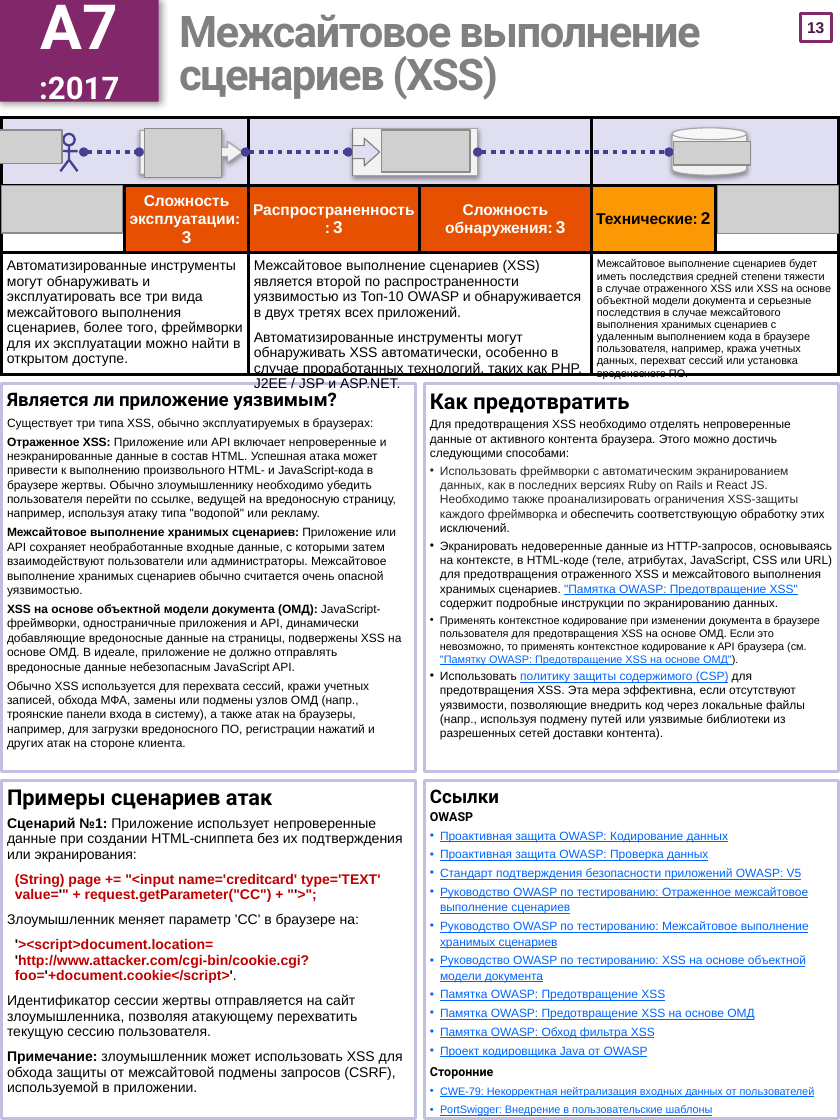
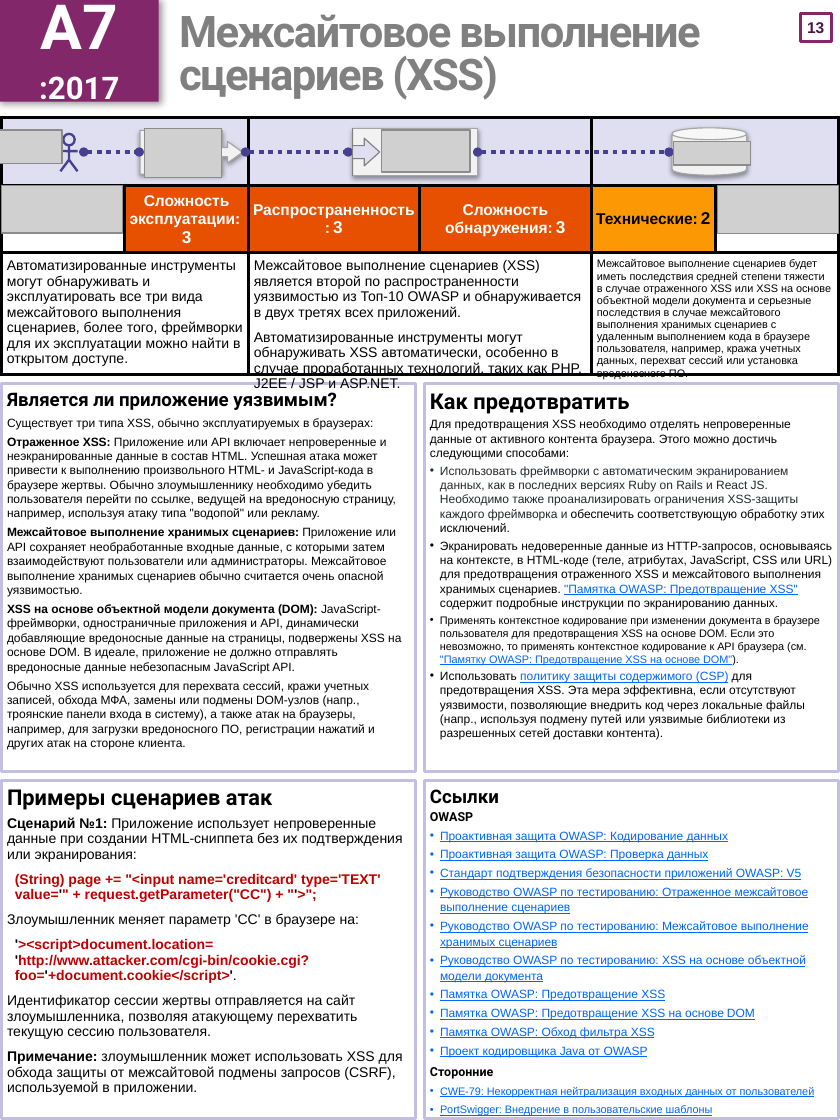
Before and after one commit to OWASP/Top10, a slide deck: slide 14 of 2017/OWASP Top 10-2017-ru.pptx. Drawn at 840x1120 pixels with LibreOffice and Linux fonts; fonts in the diff are those of the drawing; grey boxes stand for pictures. Boxes give left, top, right and bottom in pixels: in the first picture for what was removed or moved away, otherwise in the second. Text is boxed around its words. In the diff, an @@ line names an element or a change of style, - is before the commit and + after.

```diff
--- a/2017/OWASP Top 10-2017-ru.pptx
+++ b/2017/OWASP Top 10-2017-ru.pptx
@@ text at (7,604,401,750): text changed @@
-XSS на основе объектной модели документа (ОМД): JavaScript-фреймворки, одностраничные приложения и API, динамически добавляющие вредоносные данные на страницы, подвержены XSS на основе ОМД. В идеале, приложение не должно отправлять вредоносные данные небезопасным JavaScript API.
-Обычно XSS используется для перехвата сессий, кражи учетных записей, обхода МФА, замены или подмены узлов ОМД (напр., троянские панели входа в систему), а также атак на браузеры, например, для загрузки вредоносного ПО, регистрации нажатий и других атак на стороне клиента.
+XSS на основе объектной модели документа (DOM): JavaScript-фреймворки, одностраничные приложения и API, динамически добавляющие вредоносные данные на страницы, подвержены XSS на основе DOM. В идеале, приложение не должно отправлять вредоносные данные небезопасным JavaScript API.
+Обычно XSS используется для перехвата сессий, кражи учетных записей, обхода МФА, замены или подмены DOM-узлов (напр., троянские панели входа в систему), а также атак на браузеры, например, для загрузки вредоносного ПО, регистрации нажатий и других атак на стороне клиента.
@@ text at (440,616,821,665): text changed @@
-• Применять контекстное кодирование при изменении документа в браузере пользователя для предотвращения XSS на основе ОМД. Если это невозможно, то применять контекстное кодирование к API браузера (см. "Памятку OWASP: Предотвращение XSS на основе ОМД").
+• Применять контекстное кодирование при изменении документа в браузере пользователя для предотвращения XSS на основе DOM. Если это невозможно, то применять контекстное кодирование к API браузера (см. "Памятку OWASP: Предотвращение XSS на основе DOM").
@@ text at (440,1008,755,1020): text changed @@
-• Памятка OWASP: Предотвращение XSS на основе ОМД
+• Памятка OWASP: Предотвращение XSS на основе DOM
```
Also in this commit, not shown: 2 other files.
